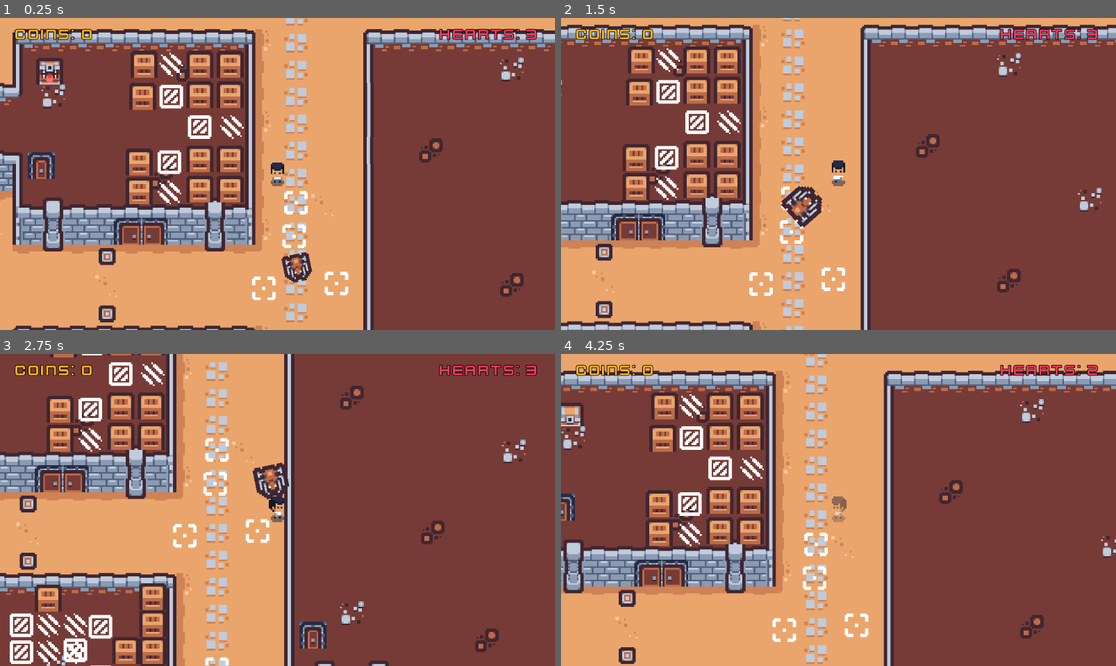
Above: before the commit, frames 1-4 (two rows, left to right).
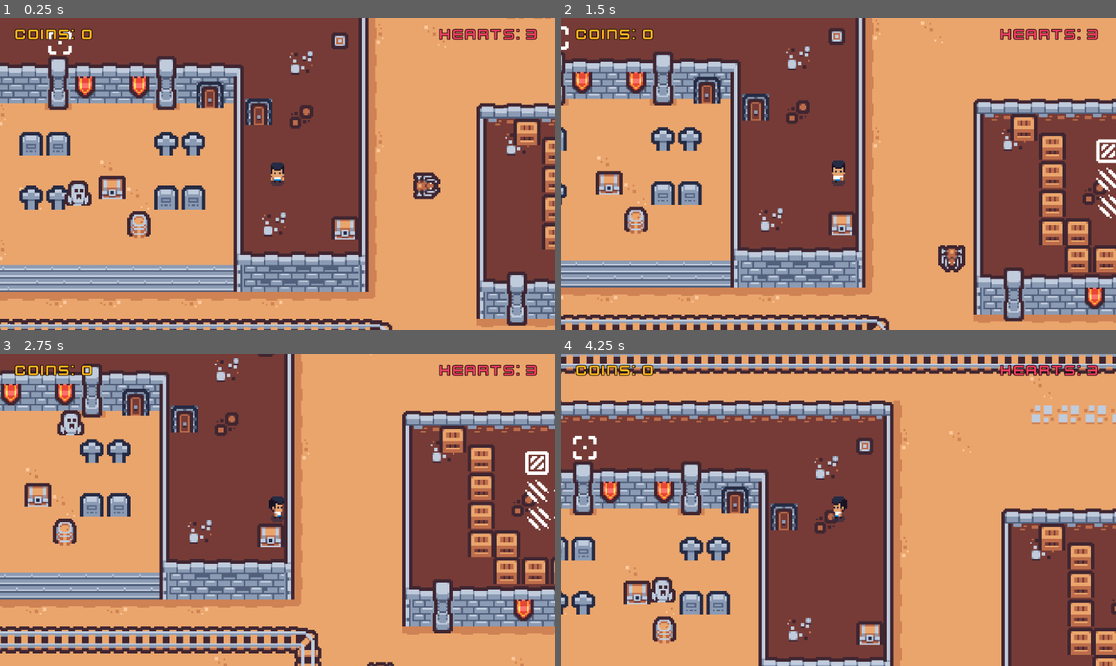
Above: after the commit, the same moments.

Repository: ki8yk8/game-dev-resolution
Game: Godot game, scene res://scenes/game_play.tscn
Same seed, same stepped clock (60 frames per second), same inputs: the game is played once before the commit and once after it. Sound files missing from this copy of the repository are replaced by a short silence.
Inputs (mouse positions are in pixels of both pictures, inside the frame that each line leads up to):
- Up to frame 1 (0.25 s): no input
- Up to frame 2 (1.5 s): tap Enter at 0.5 s; move the mouse to (960, 158) at 0.52 s; hold D (right) 0.53-1.28 s; tap Space (action) at 0.6 s; click (960, 158) at 0.67 s; move the mouse to (727, 189) at 1.27 s; hold Down (down) from 1.28 s (still down); tap Alt at 1.35 s
- Up to frame 3 (2.75 s): move the mouse to (333, 441) at 2.02 s; release Down (down) at 2.03 s; hold D (right) from 2.03 s (still down); tap Shift at 2.1 s
- Up to frame 4 (4.25 s): move the mouse to (810, 572) at 2.77 s; release D (right) at 2.78 s; hold Up (up) 2.78-3.53 s; tap Space (action) at 2.85 s; click (810, 572) at 2.92 s; move the mouse to (1005, 556) at 3.52 s; hold A (left) from 3.53 s (still down); tap Alt at 3.6 s

The runs differ from the first frame. In frame 1, 84% of the frame differs, in the area x 0-100%, y 0-100%; in frame 2, 83%; in frame 3, 79%; in frame 4, 78%.

Commit message:
adds the coins in trasure

Diff:
--- a/scenes/game_play.tscn
+++ b/scenes/game_play.tscn
@@ -588,7 +588,7 @@
 [node name="Player" parent="." unique_id=1116653195 instance=ExtResource("2_swo0f")]
 unique_name_in_owner = true
 z_index = 2
-position = Vector2(1037, 6)
+position = Vector2(538, -38)
 
 [node name="Camera2D" type="Camera2D" parent="Player" unique_id=1878565070]
 zoom = Vector2(3.5, 3.5)
--- a/scripts/treasure.gd
+++ b/scripts/treasure.gd
@@ -1,8 +1,10 @@
 extends StaticBody2D
 
+const COINS_FROM_TREASURE: int = 10
 @onready var animatedSprite: AnimatedSprite2D = $AnimatedSprite2D
 @onready var treasureSfx = $traasureSfx
 
 func _on_collision_mat_body_entered(body: Node2D) -> void:
 	animatedSprite.play("open")
 	treasureSfx.play()
+	GameManager.update_coins(COINS_FROM_TREASURE)
